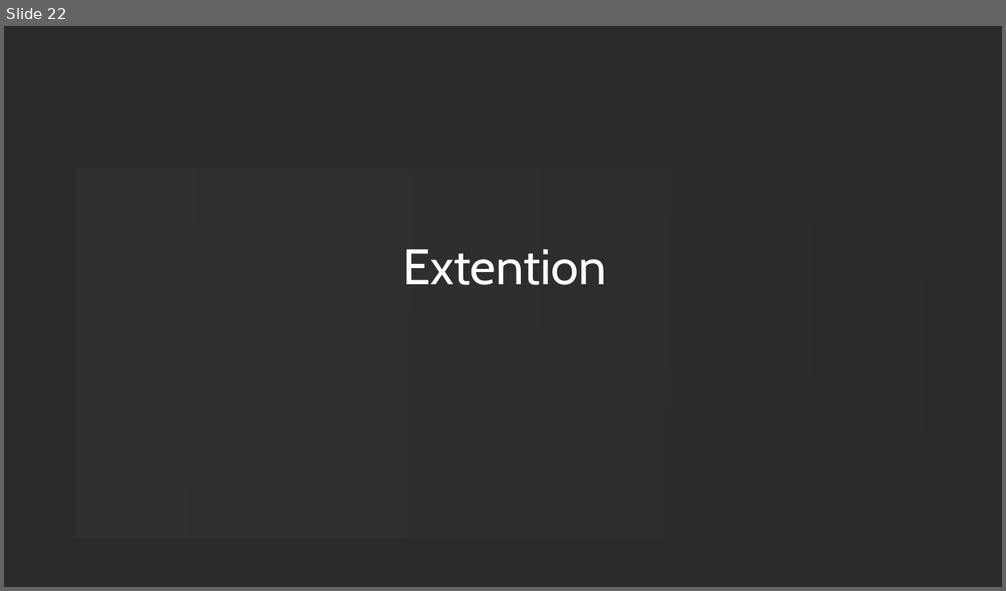
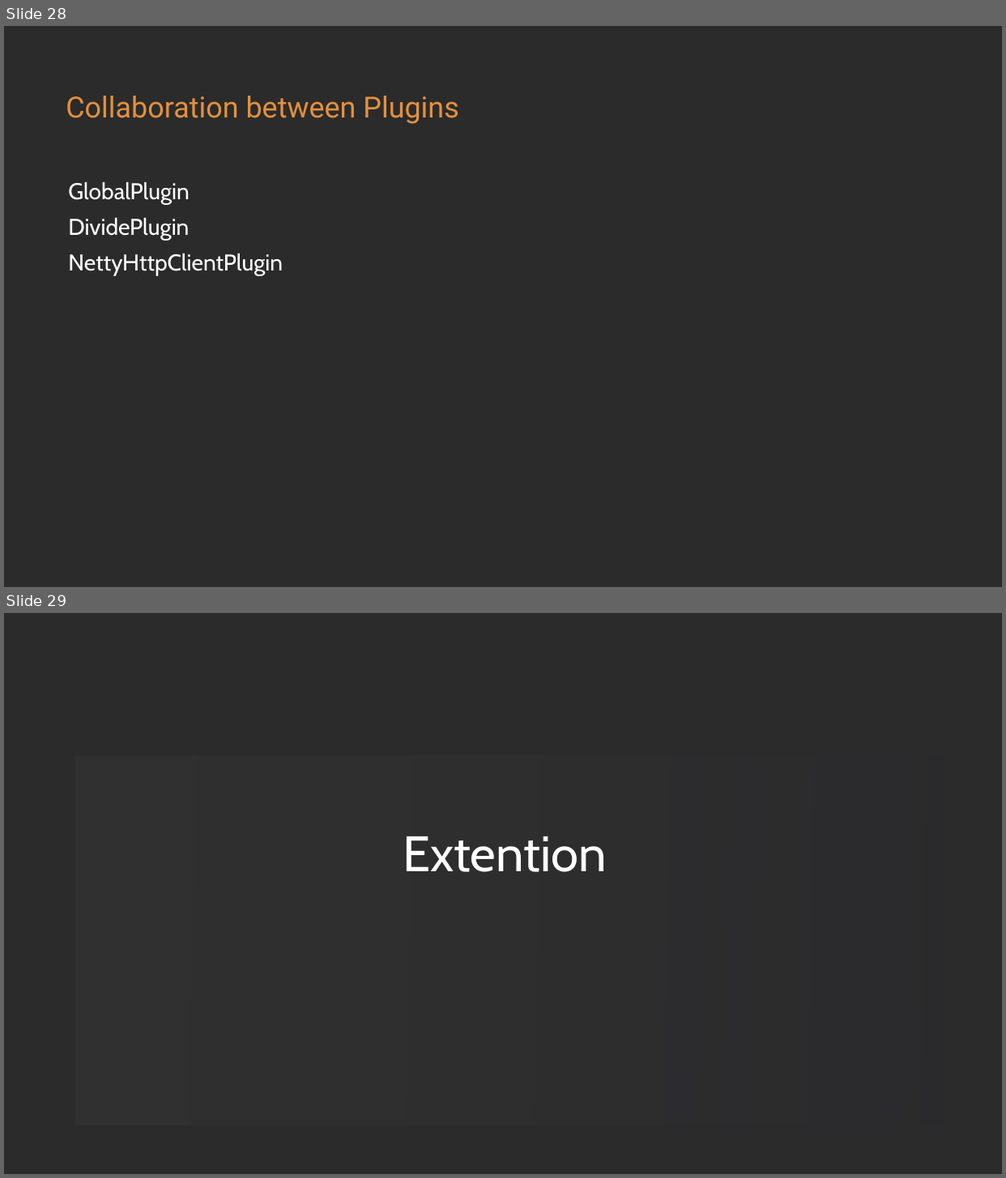
Before and after one commit to loongs-zhang/ACOCA2024-PlayWithWASM, a slide deck: PlayWithWASM.pptx. Shown one above the other, each under a label of ours: slide 22 before the commit, slides 28 and 29 after it. The pictures are 1006x591 and 1006x1178 pixels, drawn with LibreOffice and Linux fonts; fonts in the diff are those of the drawing; background and template pictures are left out; a plain dark background stands for a picture behind light text. Boxes give left, top, right and bottom in pixels: in the first picture for what was removed or moved away, otherwise in the second. Text is boxed around its words. In the diff, an @@ line names an element or a change of style, - is before the commit and + after.

```diff
--- a/PlayWithWASM.pptx
+++ b/PlayWithWASM.pptx
@@ slide 28 added at bbox=[4, 26, 1002, 587], background picture (left out) @@
@@ text added at bbox=[66, 96, 458, 124], 56 pt, text gradient #E3913F to #732D79 @@
+Collaboration between Plugins
@@ text added at bbox=[68, 182, 283, 275], 44 pt, text #FFFFFF @@
+GlobalPlugin
+DividePlugin
+NettyHttpClientPlugin
@@ what was slide 22 is now slide 29 @@
```
Also in this commit, not shown: 1 slide changed, 7 other slides added, 1 slide removed, 1 other file.
